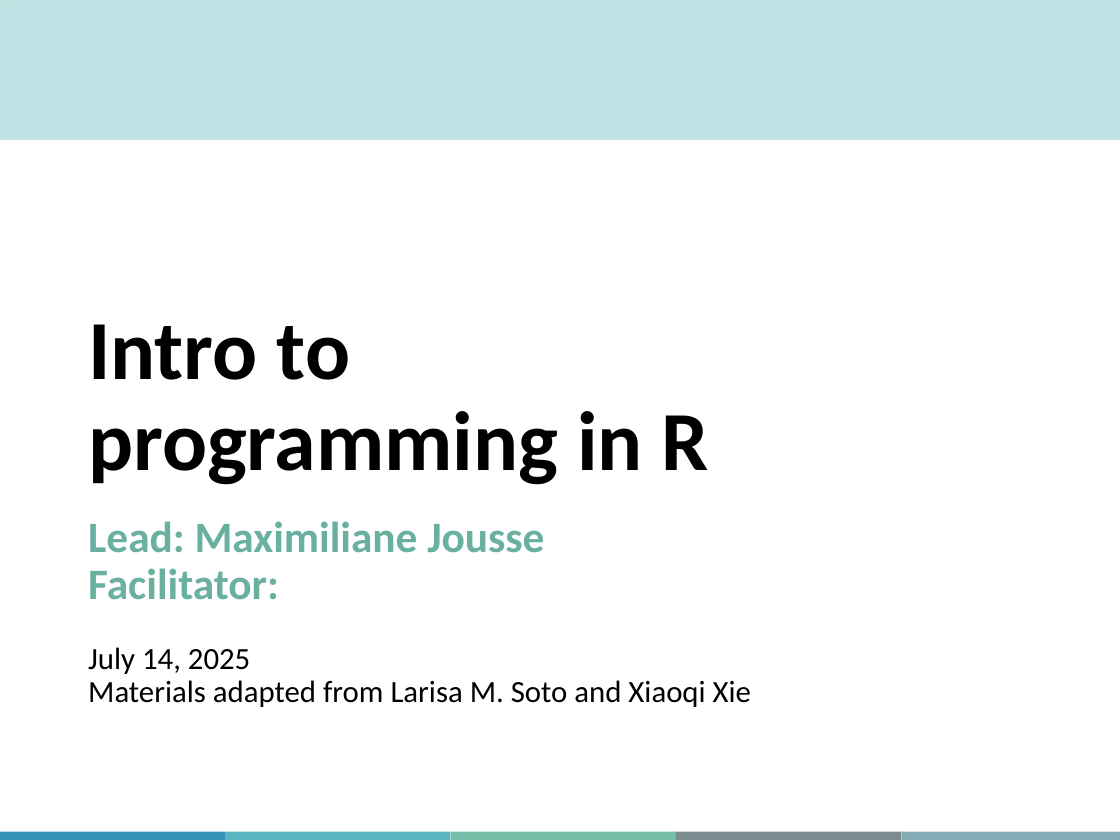
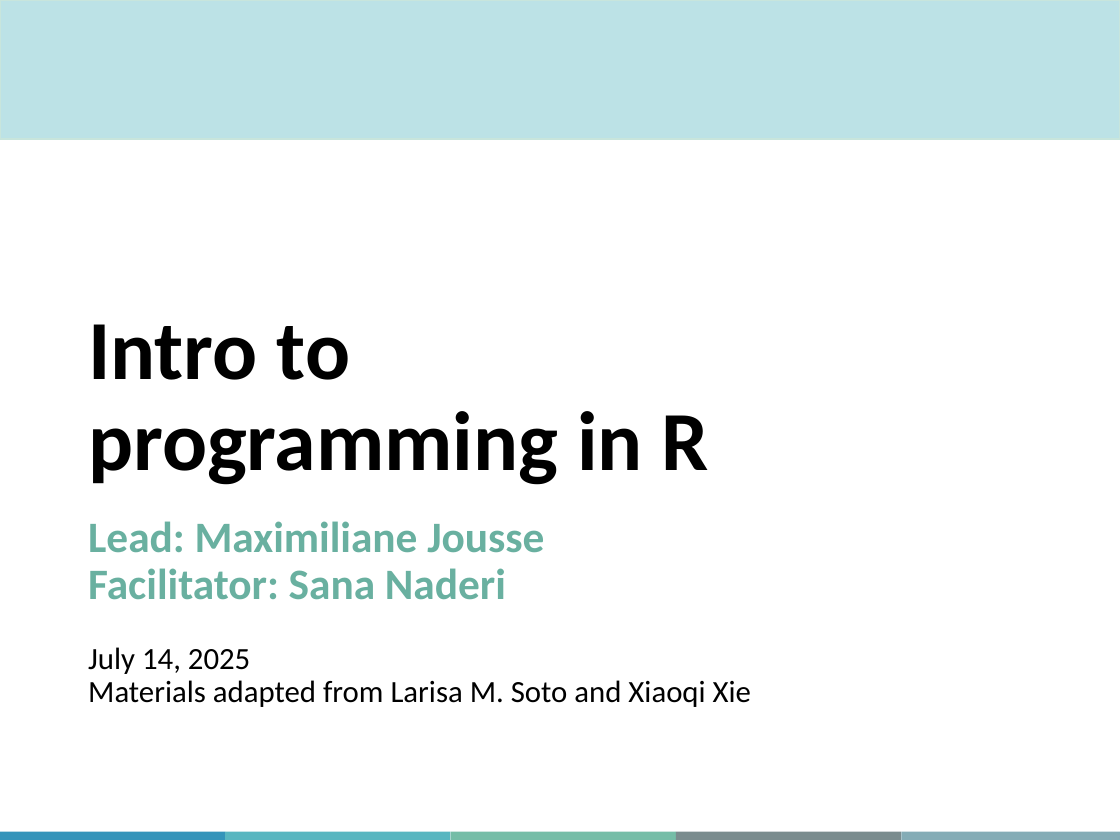
Before and after one commit to MJousse/IntroRacademic, a slide deck: slide 2 of slides/MiCM_IntroToR.pptx. Drawn at 1120x840 pixels with LibreOffice and Linux fonts; fonts in the diff are those of the drawing; background and template pictures are left out. Boxes give left, top, right and bottom in pixels: in the first picture for what was removed or moved away, otherwise in the second. Text is boxed around its words. In the diff, an @@ line names an element or a change of style, - is before the commit and + after.

```diff
--- a/slides/MiCM_IntroToR.pptx
+++ b/slides/MiCM_IntroToR.pptx
@@ title at <box>88,324,751,707</box>: text changed @@
-Intro to
-programming in R
-Lead: Maximiliane Jousse
-Facilitator:
-July 14, 2025
-Materials adapted from Larisa M. Soto and Xiaoqi Xie
+Intro to
+programming in R
+Lead: Maximiliane Jousse
+Facilitator: Sana Naderi
+July 14, 2025
+Materials adapted from Larisa M. Soto and Xiaoqi Xie
```
Also in this commit, not shown: 2 other slides changed, 2 other files.
